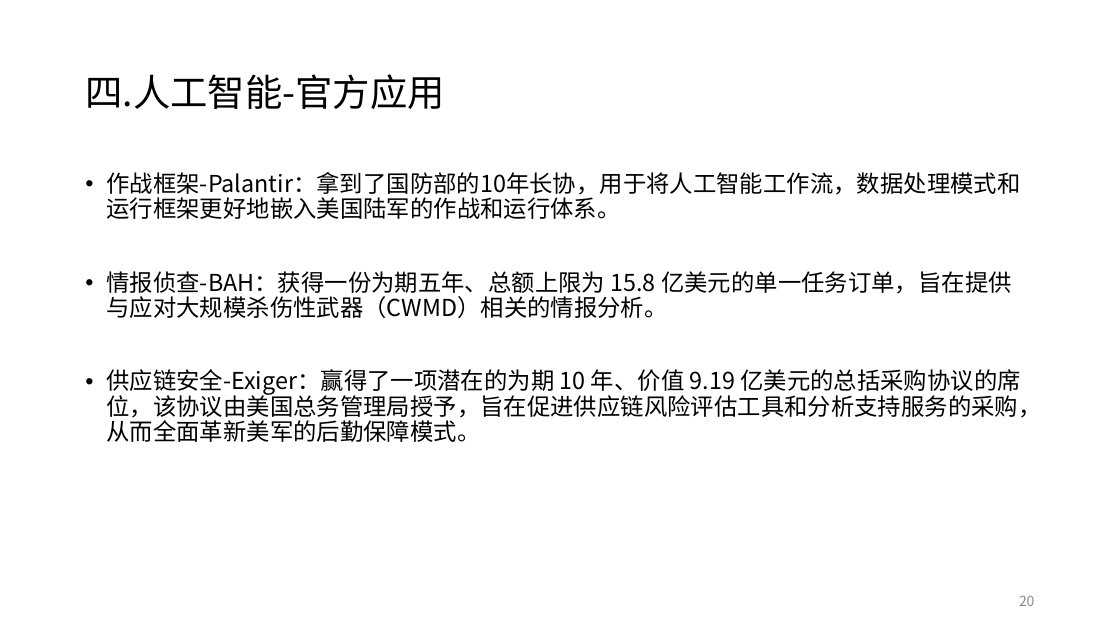
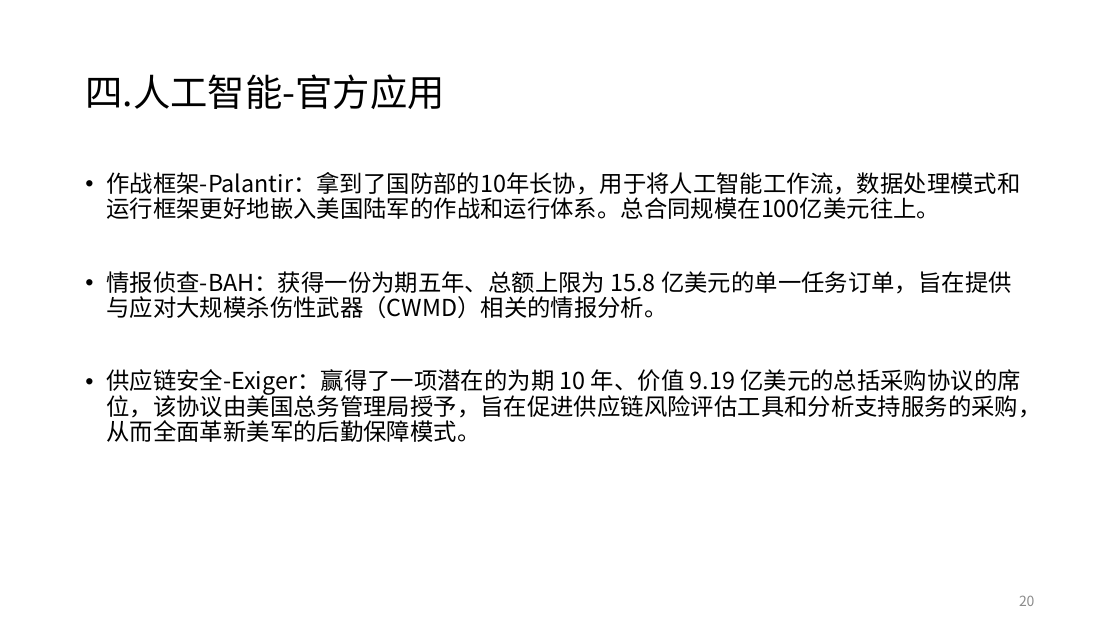
Before and after one commit to Evenszhou/research-reports, a slide deck: slide 20 of 美国产业政策报告/美国产业政策2024-2025.pptx. Drawn at 1120x630 pixels with LibreOffice and Linux fonts; fonts in the diff are those of the drawing. Boxes give left, top, right and bottom in pixels: in the first picture for what was removed or moved away, otherwise in the second. Text is boxed around its words. In the diff, an @@ line names an element or a change of style, - is before the commit and + after.

```diff
--- a/美国产业政策报告/美国产业政策2024-2025.pptx
+++ b/美国产业政策报告/美国产业政策2024-2025.pptx
@@ text at (106,172,1020,219): text changed @@
-• 作战框架-Palantir：拿到了国防部的10年长协，用于将人工智能工作流，数据处理模式和运行框架更好地嵌入美国陆军的作战和运行体系。
+• 作战框架-Palantir：拿到了国防部的10年长协，用于将人工智能工作流，数据处理模式和运行框架更好地嵌入美国陆军的作战和运行体系。总合同规模在100亿美元往上。
```
Also in this commit, not shown: 5 other slides changed, 22 other files.
